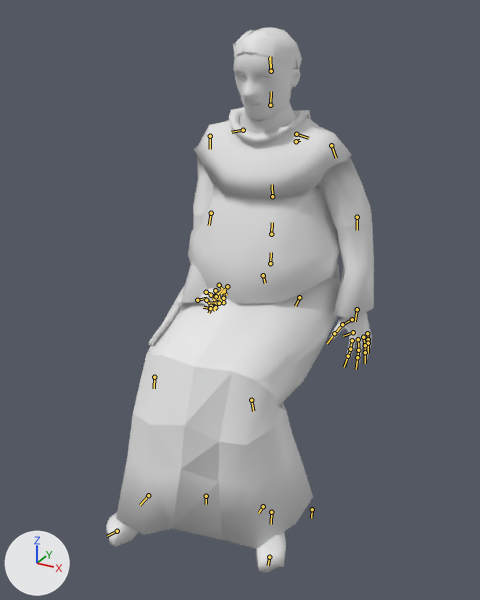
Two versions of the Blender file assets-src/rooms/tavern/creature-clips/Monk.blend, one commit apart.
Before and after are seen from a camera (50 mm lens) standing at (0.458, -0.889, 0.764) and looking at (0.008, -0.071, 0.355). The axes (+X, +Y, +Z) are drawn at lower left. The lights are the same throughout. The first picture is the older version. Both versions are drawn at frame 0 of the action 'SitArmWrestle'; the numbers are the values there. The bones that change, and the others that lie on the model, are drawn over the model as lines.

Objects in the first picture: 'MonkSourceMesh'.
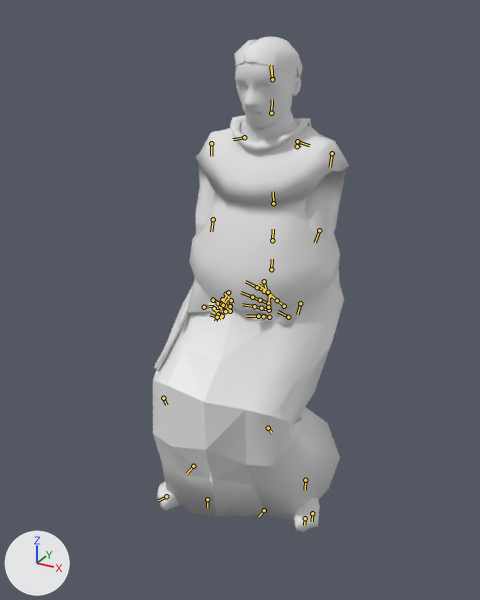
The edits, one by one:
Bone 'Root' (bone_root) moves from (0.0, -0.038, -0.131) to (0.0, -0.042, -0.143).
Bone 'Arm_L' (bone_arm_l) turns from (-16, 16, -22) to (-4, 18, -46) degrees about its own x, y and z.
Bone 'ForeArm_L' (bone_forearm_l) turns from (-13, 0, -2) to (-24, -15, 7) degrees about its own x, y and z.
Bone 'Hand_L' (bone_hand_l) turns from (-8, 9, 5) to (123, 40, 61) degrees about its own x, y and z.
Bone 'Arm_R' (bone_arm_r) turns from (9, -13, 43) to (8, -11, 44) degrees about its own x, y and z.
Bone 'ForeArm_R' (bone_forearm_r) turns from (-32, 17, -9) to (-38, 18, -10) degrees about its own x, y and z.
Bone 'Hand_R' (bone_hand_r) turns from (-8, -126, 83) to (0, -132, 76) degrees about its own x, y and z.
Bone 'UpLeg_L' (bone_upleg_l) turns from (67, -2, -16) to (49, -7, -13) degrees about its own x, y and z.
Bone 'Leg_L' (bone_leg_l) turns from (-74, 16, 7) to (-81, 17, 7) degrees about its own x, y and z.
Bone 'Foot_L' (bone_foot_l) turns from (-7, -5, -14) to (-32, -11, -7) degrees about its own x, y and z.
Bone 'UpLeg_R' (bone_upleg_r) turns from (71, 16, 17) to (58, 21, 15) degrees about its own x, y and z.
Bone 'Leg_R' (bone_leg_r) turns from (-63, -15, -7) to (-79, -17, -7) degrees about its own x, y and z.
Bone 'Foot_R' (bone_foot_r) turns from (3, 2, 3) to (-25, 4, -2) degrees about its own x, y and z.

Location of each change, [x1, y1, x2, y2] in pixels of the pictures (480 x 600 px):
'MonkSourceMesh', posed (27% narrower, 9% shorter): before [106, 27, 374, 573]; after [153, 37, 349, 532]
bone 'Root', root to tip: before (263, 506) to (258, 513); after (264, 510) to (259, 516)
bone 'Arm_L', root to tip: before (331, 145) to (336, 158); after (332, 153) to (330, 167)
bone 'ForeArm_L', root to tip: before (357, 217) to (357, 230); after (319, 230) to (315, 242)
bone 'Hand_L', root to tip: before (357, 309) to (355, 321); after (288, 317) to (278, 311)
bone 'Arm_R', root to tip: before (210, 136) to (210, 149); after (211, 143) to (211, 156)
bone 'ForeArm_R', root to tip: before (211, 213) to (209, 225); after (213, 219) to (211, 231)
bone 'Hand_R', root to tip: before (197, 300) to (207, 298); after (204, 307) to (214, 306)
bone 'UpLeg_L', root to tip: before (299, 297) to (295, 306); after (300, 303) to (297, 314)
bone 'Leg_L', root to tip: before (251, 400) to (253, 411); after (268, 428) to (272, 433)
bone 'Foot_L', root to tip: before (271, 512) to (271, 524); after (305, 480) to (305, 490)
bone 'UpLeg_R', root to tip: before (227, 286) to (221, 294); after (228, 292) to (223, 301)
bone 'Leg_R', root to tip: before (154, 377) to (154, 388); after (163, 398) to (166, 405)
bone 'Foot_R', root to tip: before (148, 495) to (140, 505); after (193, 466) to (186, 474)
